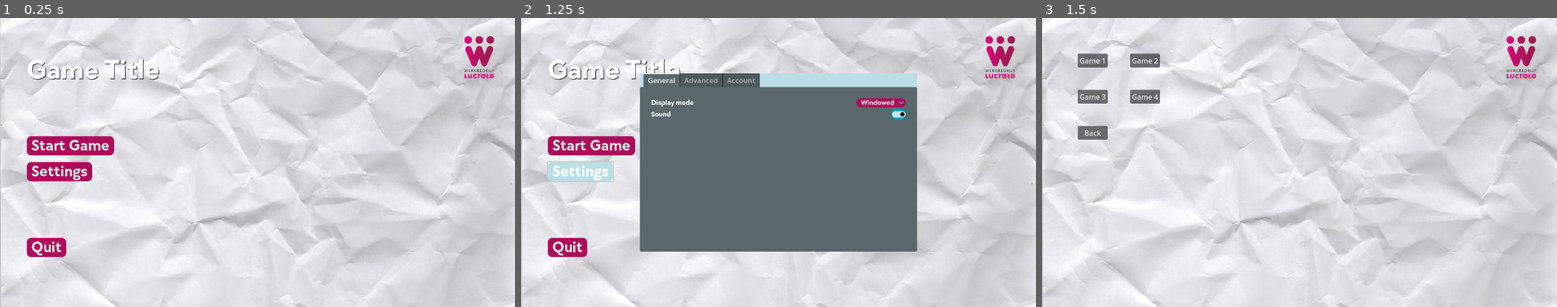
Above: before the commit, frames 1-3 (left to right).
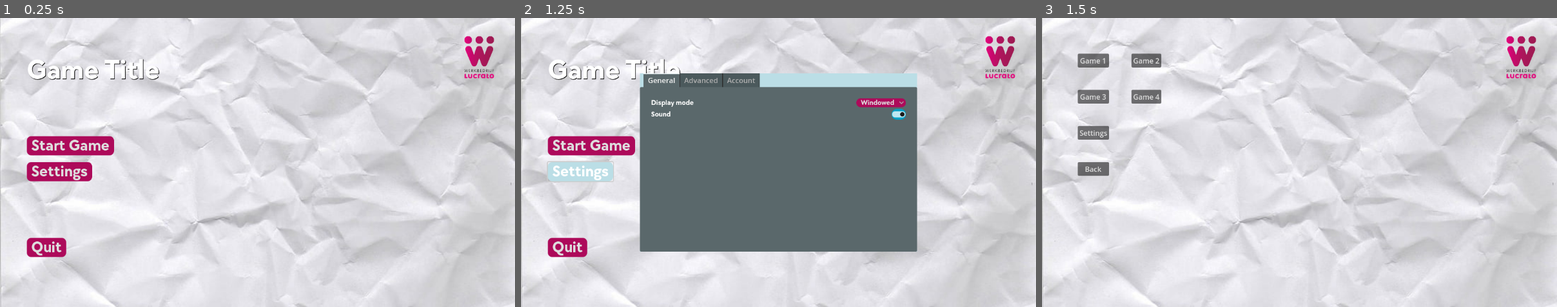
Above: after the commit, the same moments.

Repository: EGheska/GBA
Game: Godot game, scene res://src/gui/main_menu.tscn
Same seed, same stepped clock (60 frames per second), same inputs: the game is played once before the commit and once after it.
Inputs:
- Up to frame 1 (0.25 s): no input
- Up to frame 2 (1.25 s): click "Settings" at 0.5 s
- Up to frame 3 (1.5 s): click "Start Game" at 1.25 s

Frames 1-2 are identical in both runs. In frame 3, 0.6% of the frame differs, in the area x 6-24%, y 12-55%.

Commit message:
Settings now available from game select menu

Diff:
--- a/src/gui/game_selection.gd
+++ b/src/gui/game_selection.gd
@@ -1,8 +1,17 @@
 extends CanvasLayer
 
 @onready var ThisTile = $"."
+@onready var SettingsMenu = $"SettingsMenu"
 
 
 func _on_back_button_pressed():
 	if ThisTile.is_visible():
 		ThisTile.set_visible(false)
+
+
+func _on_settings_button_pressed():
+	if !SettingsMenu.is_visible():
+		SettingsMenu.set_visible(true)
+		SettingsMenu.popup_centered()
+	else:
+		SettingsMenu.set_visible(false)
--- a/src/gui/game_selection.tscn
+++ b/src/gui/game_selection.tscn
@@ -1,8 +1,15 @@
-[gd_scene load_steps=4 format=3 uid="uid://dhj2658etlghd"]
+[gd_scene load_steps=7 format=3 uid="uid://dhj2658etlghd"]
 
 [ext_resource type="Texture2D" uid="uid://dot7h15ilfddc" path="res://assets/background.jpg" id="1_s65or"]
 [ext_resource type="Script" path="res://src/gui/game_selection.gd" id="1_sooat"]
 [ext_resource type="Texture2D" uid="uid://nf0f8rk1tlmx" path="res://assets/werkbedrijf-lucrato.png" id="2_hw71x"]
+[ext_resource type="PackedScene" uid="uid://dq8wkquhigvch" path="res://src/gui/settings_menu.tscn" id="4_h4g76"]
+
+[sub_resource type="StyleBoxFlat" id="StyleBoxFlat_7r1mc"]
+bg_color = Color(0.6, 0.6, 0.6, 0)
+
+[sub_resource type="StyleBoxFlat" id="StyleBoxFlat_q7xtn"]
+bg_color = Color(0.6, 0.6, 0.6, 0)
 
 [node name="GameSelect" type="CanvasLayer"]
 script = ExtResource("1_sooat")
@@ -61,9 +68,23 @@
 layout_mode = 2
 text = "Game 4"
 
+[node name="SettingsButton" type="Button" parent="GameSelection/MarginContainer/GridContainer"]
+layout_mode = 2
+text = "Settings"
+
+[node name="EmptyButton" type="Button" parent="GameSelection/MarginContainer/GridContainer"]
+layout_mode = 2
+theme_override_styles/disabled = SubResource("StyleBoxFlat_7r1mc")
+disabled = true
+
 [node name="BackButton" type="Button" parent="GameSelection/MarginContainer/GridContainer"]
 layout_mode = 2
 theme_override_constants/h_separation = 0
+theme_override_styles/disabled = SubResource("StyleBoxFlat_q7xtn")
 text = "Back"
 
+[node name="SettingsMenu" parent="." instance=ExtResource("4_h4g76")]
+visible = false
+
+[connection signal="pressed" from="GameSelection/MarginContainer/GridContainer/SettingsButton" to="." method="_on_settings_button_pressed"]
 [connection signal="pressed" from="GameSelection/MarginContainer/GridContainer/BackButton" to="." method="_on_back_button_pressed"]
